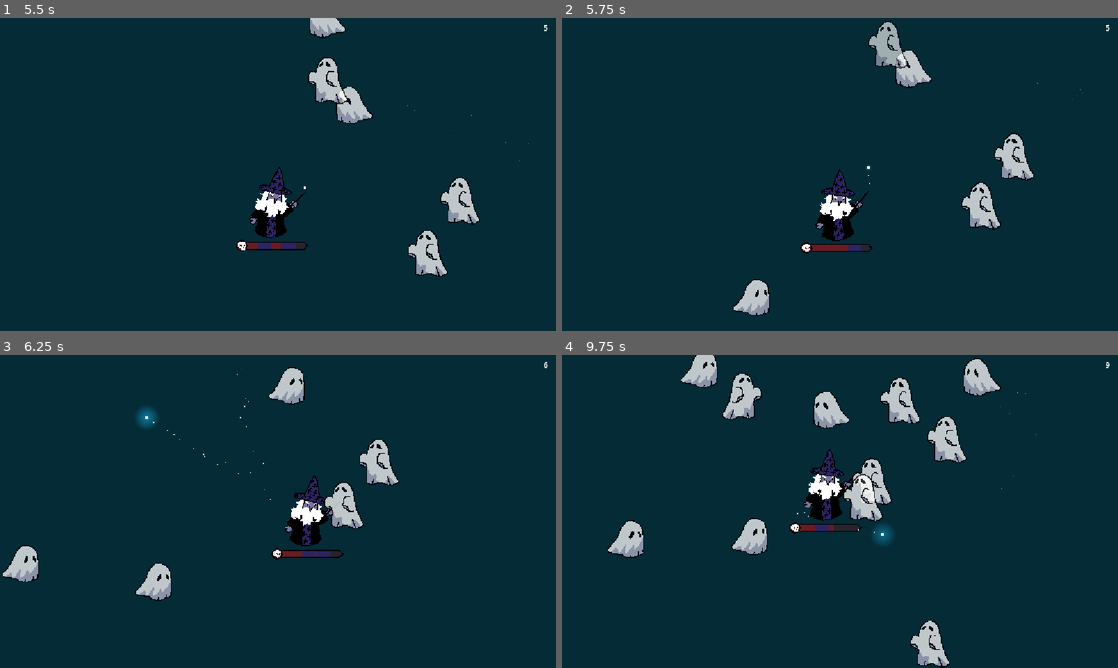
Above: before the commit, frames 1-4 (two rows, left to right).
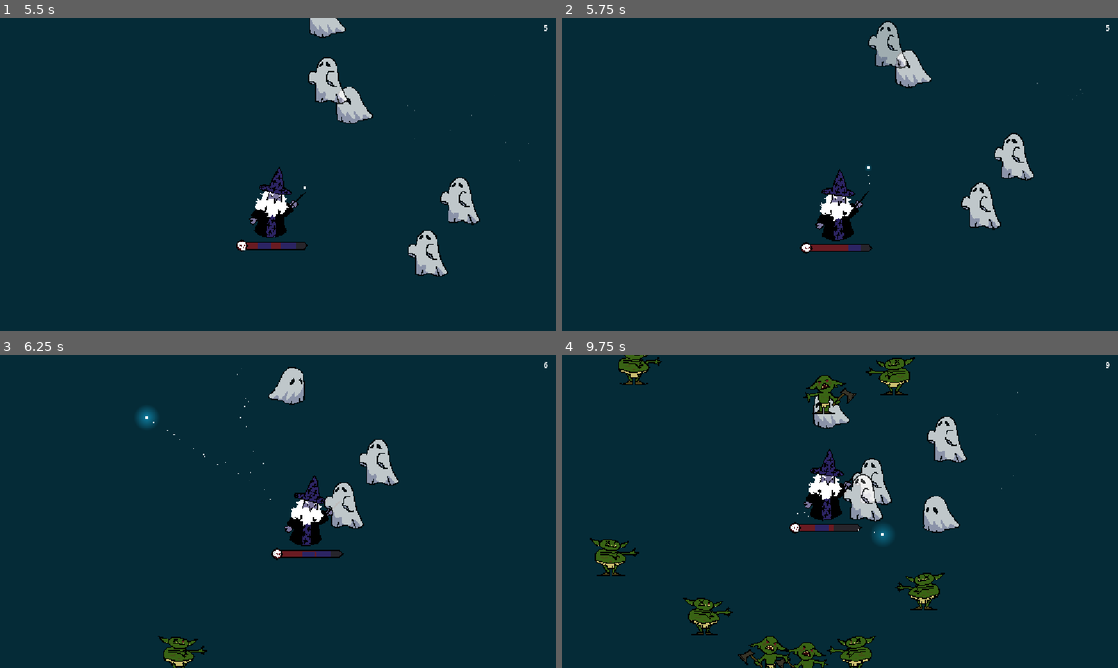
Above: after the commit, the same moments.

Repository: ninacalmon/dadvar-the-mage
Game: Godot game, scene res://game.tscn
Same seed, same stepped clock (60 frames per second), same inputs: the game is played once before the commit and once after it.
Inputs (mouse positions are in pixels of both pictures, inside the frame that each line leads up to):
- Up to frame 1 (5.5 s): move the mouse to (539, 27) at 0.52 s; press the mouse at (539, 27) at 0.53 s; hold D (Right) 0.53-1.28 s; move the mouse to (166, 190) at 1.27 s; release the mouse at (166, 190) at 1.28 s; hold S (Down) 1.28-2.03 s; click (166, 190) at 1.35 s; move the mouse to (333, 105) at 2.02 s; press the mouse at (333, 105) at 2.03 s; hold D (Right) 2.03-2.78 s; move the mouse to (250, 237) at 2.77 s; release the mouse at (250, 237) at 2.78 s; hold W (Up) 2.78-3.53 s; click (250, 237) at 2.85 s; move the mouse to (444, 221) at 3.52 s; press the mouse at (444, 221) at 3.53 s; hold A (Left) 3.53-5.03 s; move the mouse to (111, 127) at 4.27 s; release the mouse at (111, 127) at 4.28 s; click (111, 127) at 4.35 s; move the mouse to (305, 174) at 5.02 s; press the mouse at (305, 174) at 5.03 s; hold S (Down) from 5.03 s (still down)
- Up to frame 2 (5.75 s): keep holding S (Down)
- Up to frame 3 (6.25 s): move the mouse to (194, 433) at 5.77 s; release S (Down) at 5.78 s; release the mouse at (194, 433) at 5.78 s; hold D (Right) from 5.78 s (still down); click (194, 433) at 5.85 s
- Up to frame 4 (9.75 s): move the mouse to (962, 495) at 6.52 s; release D (Right) at 6.53 s; press the mouse at (962, 495) at 6.53 s; hold W (Up) 6.53-7.28 s; move the mouse to (728, 527) at 7.27 s; release the mouse at (728, 527) at 7.28 s; hold D (Right) 7.28-8.03 s; click (728, 527) at 7.35 s; move the mouse to (895, 442) at 8.02 s; press the mouse at (895, 442) at 8.03 s; hold S (Down) 8.03-8.78 s; move the mouse to (812, 574) at 8.77 s; release the mouse at (812, 574) at 8.78 s; hold A (Left) 8.78-9.53 s; click (812, 574) at 8.85 s; move the mouse to (1006, 558) at 9.52 s; press the mouse at (1006, 558) at 9.53 s; hold W (Up) from 9.53 s (still down)

Frame 1 is identical in both runs. In frame 2, 0.6% of the frame differs, in the area x 30-38%, y 83-96%; in frame 3, 1.6%; in frame 4, 8.9%, in the area x 5-84%, y 0-100%.

Commit message:
Restart timers and vars in waves system on player death. NOW IT'S WORKING PROPERLY.

Diff:
--- a/Modules/Mobs/waves_system.gd
+++ b/Modules/Mobs/waves_system.gd
@@ -7,9 +7,9 @@
 
 var mob = 0
 var wave_count = 1
-var wave1_duration = 20
-var wave2_duration = 30
-var wave3_duration = 1000
+var wave1_duration = 5
+var wave2_duration = 5
+var wave3_duration = 5000
 
 func _ready() -> void:
 	if wave_count == 1:
@@ -35,7 +35,7 @@
 		$WaveTimer.wait_time = wave3_duration
 		$GhostSpawnRate.wait_time = randf_range(5, 10)
 		$GoblinSpawnRate.wait_time = 0.3
-		$GoblinBossSpawnRate.wait_time = 10
+		$GoblinBossSpawnRate.wait_time = 2
 		$GoblinBossSpawnRate.start()
 
 func _on_ghost_spawn_rate_timeout() -> void:
@@ -89,3 +89,11 @@
 	var y_spawn = randf_range(pos_1.y, pos_2.y)
 
 	return Vector2(x_spawn, y_spawn)
+
+
+func _on_player_player_death() -> void:
+	wave_count = 1
+	$WaveTimer.stop()
+	$GhostSpawnRate.stop()
+	$GoblinSpawnRate.stop()
+	$GoblinBossSpawnRate.stop()
--- a/game.tscn
+++ b/game.tscn
@@ -69,6 +69,7 @@
 one_shot = true
 
 [connection signal="player_death" from="player" to="." method="_on_player_player_death"]
+[connection signal="player_death" from="player" to="WavesSystem" method="_on_player_player_death"]
 [connection signal="timeout" from="WavesSystem/WaveTimer" to="WavesSystem" method="_on_wave_timer_timeout"]
 [connection signal="timeout" from="WavesSystem/GhostSpawnRate" to="WavesSystem" method="_on_ghost_spawn_rate_timeout"]
 [connection signal="timeout" from="WavesSystem/GoblinSpawnRate" to="WavesSystem" method="_on_goblin_spawn_rate_timeout"]
